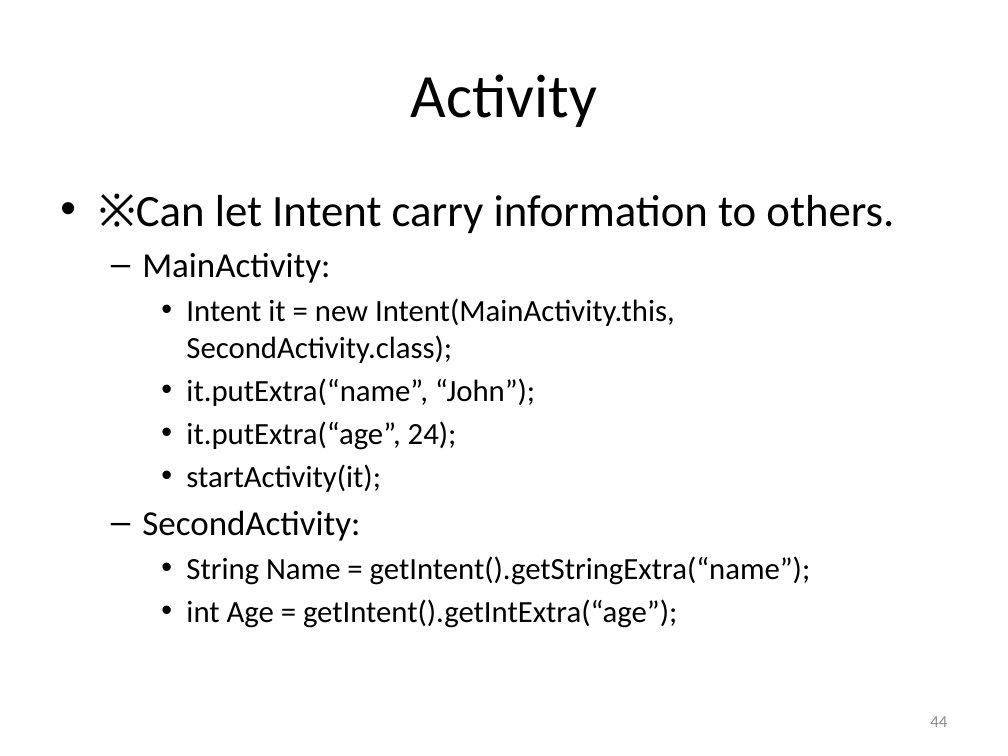
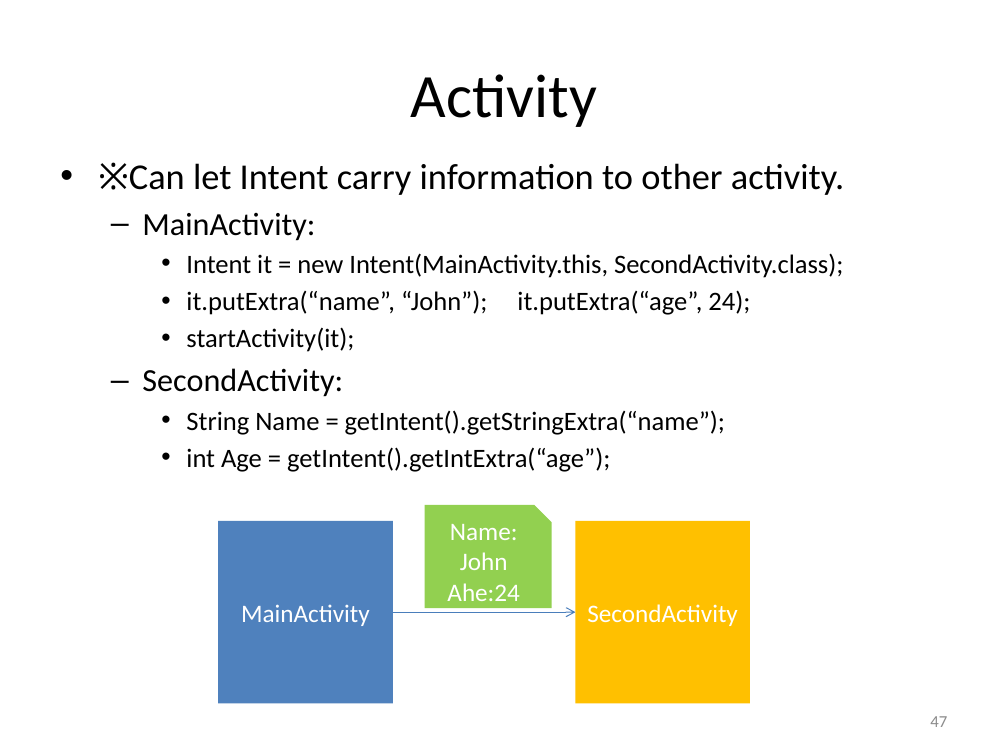
Before and after one commit to hs9021401/FIT_Android, a slide deck: slide 47 of The introduction of Android.pptx (slide 44 before the commit). Drawn at 1008x756 pixels with LibreOffice and Linux fonts; fonts in the diff are those of the drawing. Boxes give left, top, right and bottom in pixels: in the first picture for what was removed or moved away, otherwise in the second. Text is boxed around its words. In the diff, an @@ line names an element or a change of style, - is before the commit and + after.

```diff
--- a/The introduction of Android.pptx
+++ b/The introduction of Android.pptx
@@ text "※Can let Intent carry information ...": place and size @@
-text "※Can let Intent carry information ..." at <box>136,195,894,628</box>
+text "※Can let Intent carry information ..." at <box>129,163,844,472</box>
@@ text at <box>129,163,844,195</box>: text changed; size 32 to 26 pt @@
-• ※Can let Intent carry information to others.
+• ※Can let Intent carry information to other activity.
@@ text at <box>142,213,843,472</box>: size 25 to 23 pt in "MainActivity:", "SecondActivity:"; size 22 to 19 pt in "Intent it = new Intent(MainActivity.this, SecondActivity.cla ...", "startActivity(it);", "String Name = getIntent().getStringExtra(“name”);", "int Age = getIntent().getIntExtra(“age”);" @@
@@ text at <box>186,290,750,315</box>: text changed; size 22 to 19 pt @@
-    • it.putExtra(“name”, “John”);
-    • it.putExtra(“age”, 24);
+    • it.putExtra(“name”, “John”); it.putExtra(“age”, 24);
@@ snip rect added at <box>424,505,551,608</box>, fill #92D050, 18 pt, text #FFFFFF @@
+Name: John
+Ahe:24
@@ rectangle added at <box>219,521,393,704</box>, fill #4F81BD, 18 pt, text #FFFFFF @@
+MainActivity
@@ rectangle added at <box>576,521,750,704</box>, fill #FFC000, 18 pt, text #FFFFFF @@
+SecondActivity
@@ arrow added from (393, 612) to (576, 612), #4B7EBC 0.75 pt @@
@@ page number at <box>930,716,947,727</box>: text changed @@
-44
+47
```
Also in this commit, not shown: 16 other slides changed, 5 slides added.
